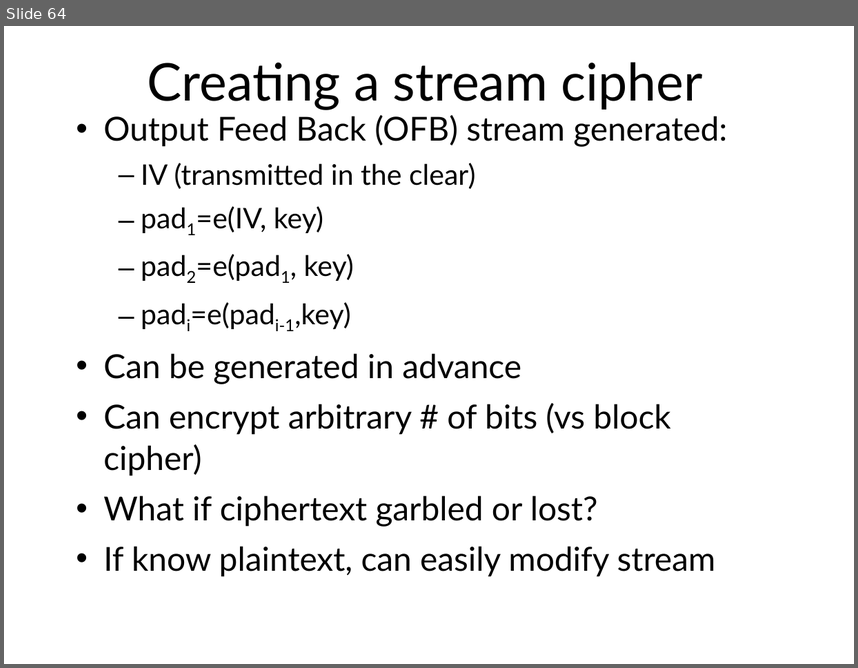
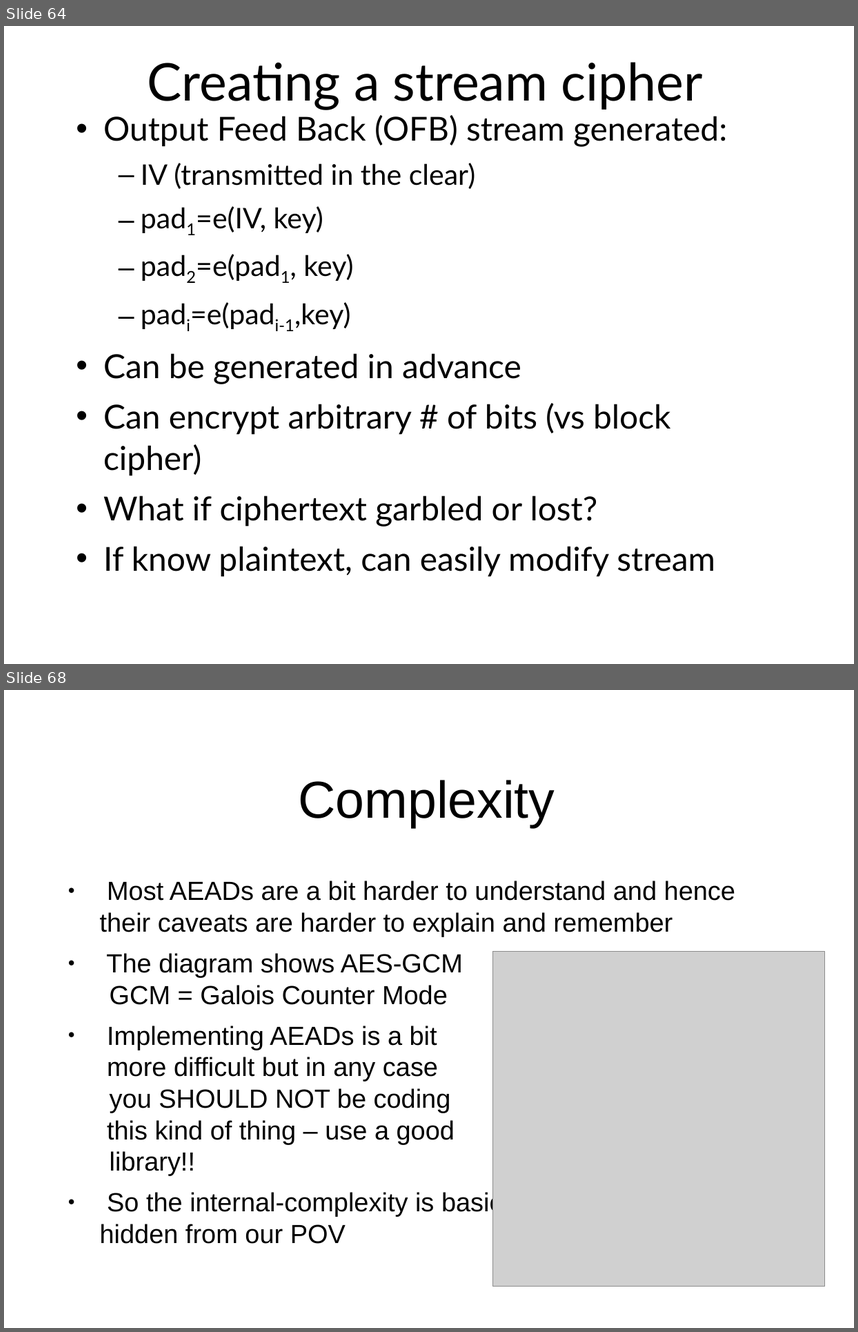
Before and after one commit to sftcd/cs7053, a slide deck: 2016lectures/03-crypto.ppt. Shown one above the other, each under a label of ours: slide 64 before the commit, slides 64 and 68 after it; the slides between them are not shown. The pictures are 858x668 and 858x1332 pixels, drawn with LibreOffice and Linux fonts; fonts in the diff are those of the drawing; grey boxes stand for pictures. Boxes give left, top, right and bottom in pixels: in the first picture for what was removed or moved away, otherwise in the second. Text is boxed around its words. In the diff, an @@ line names an element or a change of style, - is before the commit and + after.

```diff
--- a/2016lectures/03-crypto.ppt
+++ b/2016lectures/03-crypto.ppt
@@ slide 68 added at [4,690,854,1328], background #FFFFFF @@
@@ title added at [298,780,555,828], 44 pt, text #000000 @@
+Complexity
@@ text added at [100,880,735,1243], 22.2 pt, text #000000 @@
+● Most AEADs are a bit harder to understand and hence their caveats are harder to explain and remember
+● The diagram shows AES-GCM
+  GCM = Galois Counter Mode
+● Implementing AEADs is a bit
+  more difficult but in any case
+  you SHOULD NOT be coding
+  this kind of thing – use a good
+  library!!
+● So the internal-complexity is basically
+  hidden from our POV
@@ picture added at [493,951,825,1286] @@
```
Also in this commit, not shown: 58 slides changed, 9 other slides added, 4 other files.
